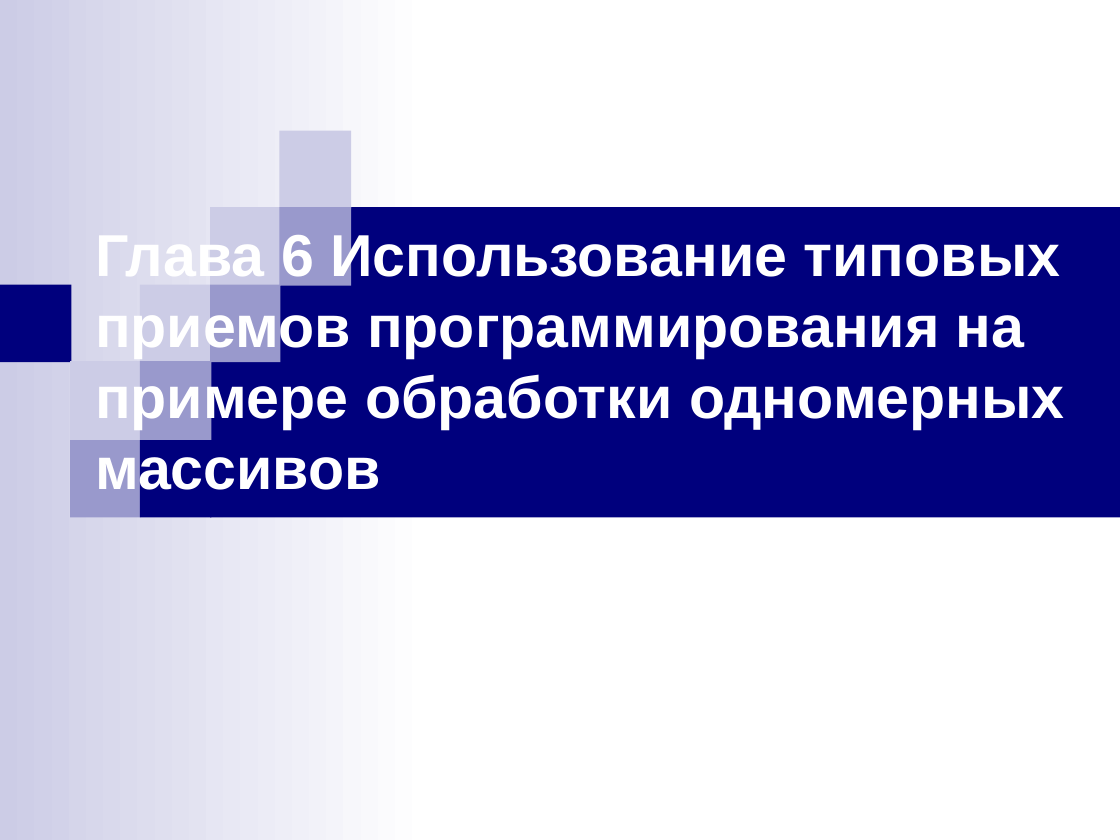
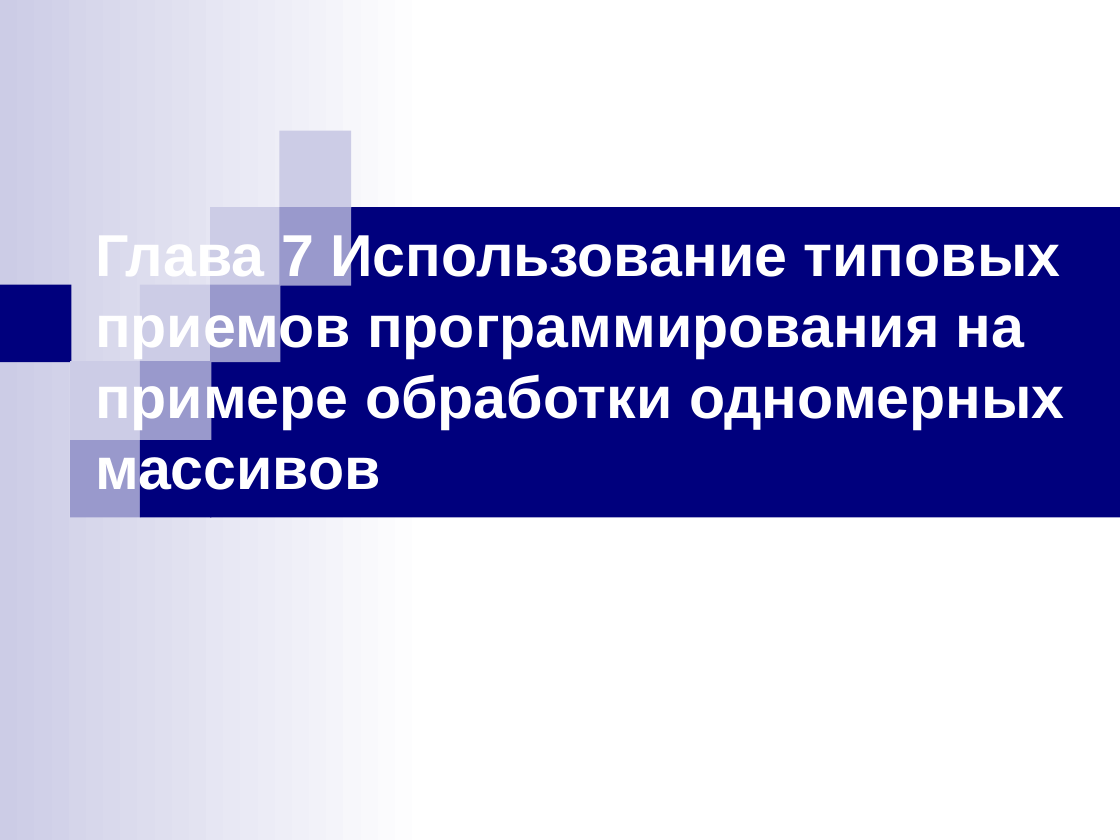
Before and after one commit to daniilkapitonov/SM_3_11_KDD, a slide deck: slide 1 of Materials/Week 7/Pres_week_7.ppt. Drawn at 1120x840 pixels with LibreOffice and Linux fonts; fonts in the diff are those of the drawing. Boxes give left, top, right and bottom in pixels: in the first picture for what was removed or moved away, otherwise in the second. Text is boxed around its words. In the diff, an @@ line names an element or a change of style, - is before the commit and + after.

```diff
--- a/Materials/Week 7/Pres_week_7.ppt
+++ b/Materials/Week 7/Pres_week_7.ppt
@@ title at box(95, 229, 1065, 500): text changed @@
-Глава 6 Использование типовых приемов программирования на примере обработки одномерных массивов
+Глава 7 Использование типовых приемов программирования на примере обработки одномерных массивов
```
Also in this commit, not shown: 1 other file.
